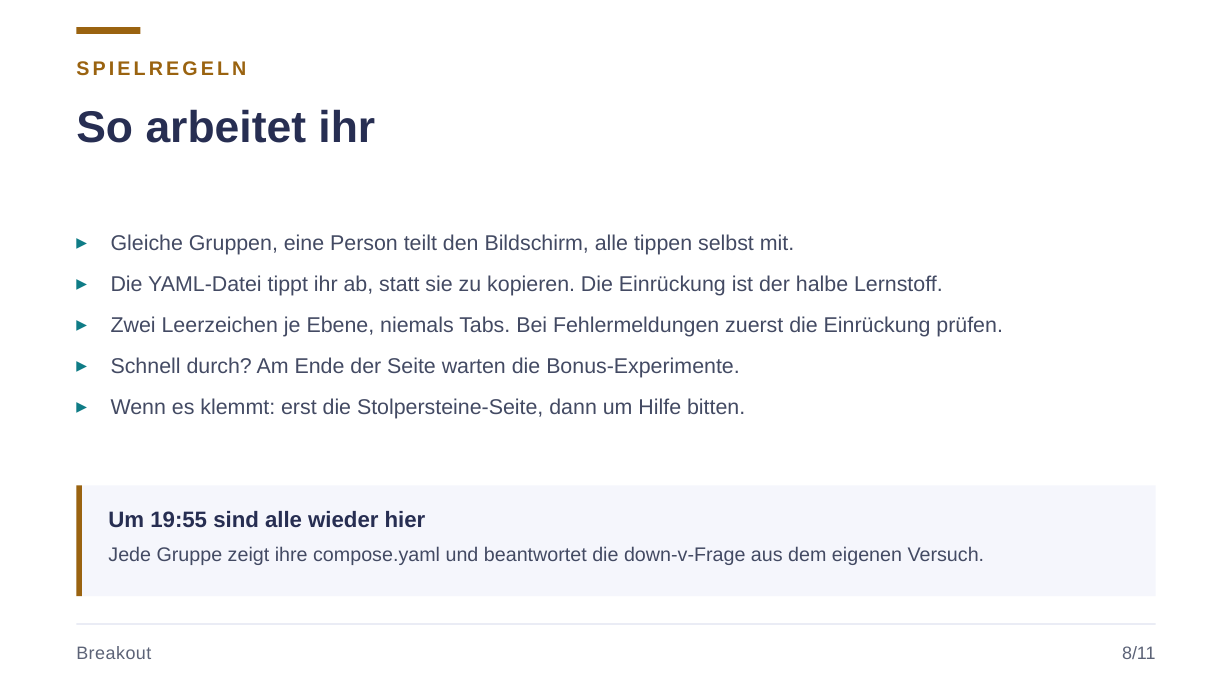
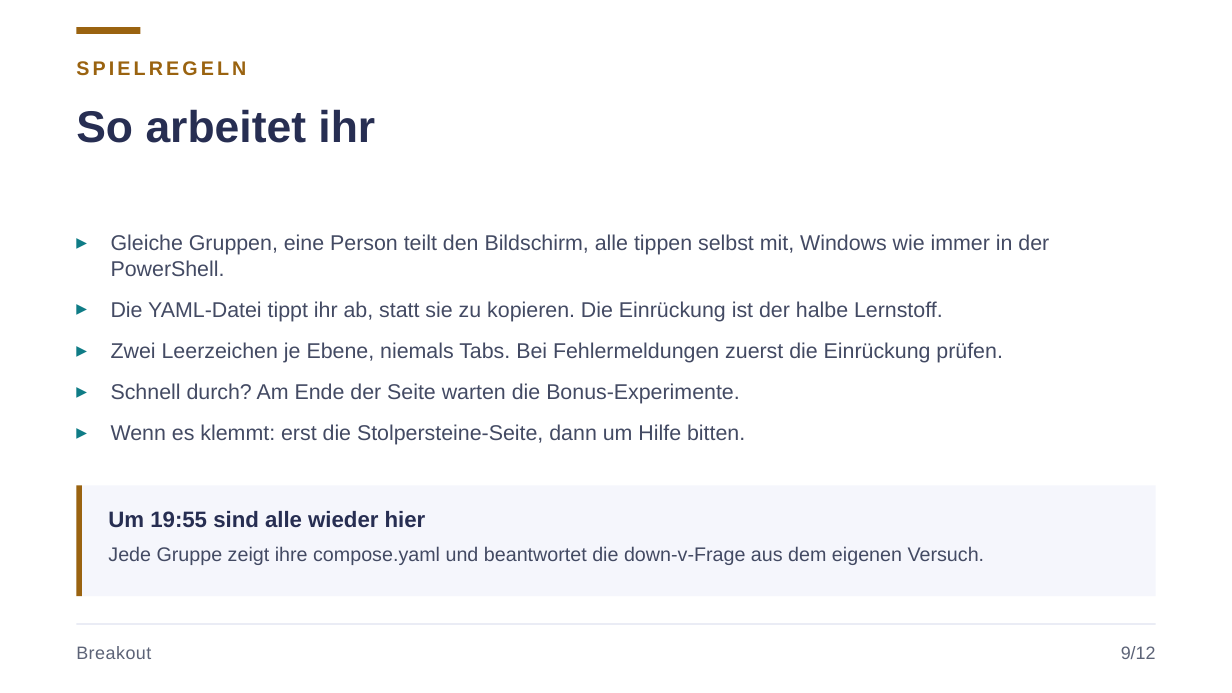
Before and after one commit to JacobMenge/kurs-unterlagen, a slide deck: slide 12 of folien/07-docker-compose.pptx (slide 11 before the commit). Drawn at 1232x693 pixels with LibreOffice and Linux fonts; fonts in the diff are those of the drawing. Boxes give left, top, right and bottom in pixels: in the first picture for what was removed or moved away, otherwise in the second. Text is boxed around its words. In the diff, an @@ line names an element or a change of style, - is before the commit and + after.

Commit message:
docker windows fix

```diff
--- a/folien/07-docker-compose.pptx
+++ b/folien/07-docker-compose.pptx
@@ text at [111, 234, 1049, 276]: text changed @@
-▸ Gleiche Gruppen, eine Person teilt den Bildschirm, alle tippen selbst mit.
+▸ Gleiche Gruppen, eine Person teilt den Bildschirm, alle tippen selbst mit, Windows wie immer in der PowerShell.
@@ text at [1121, 646, 1156, 659]: text changed @@
-8/11
+9/12
```
Also in this commit, not shown: 11 other slides changed, 1 slide added, 29 other files.
